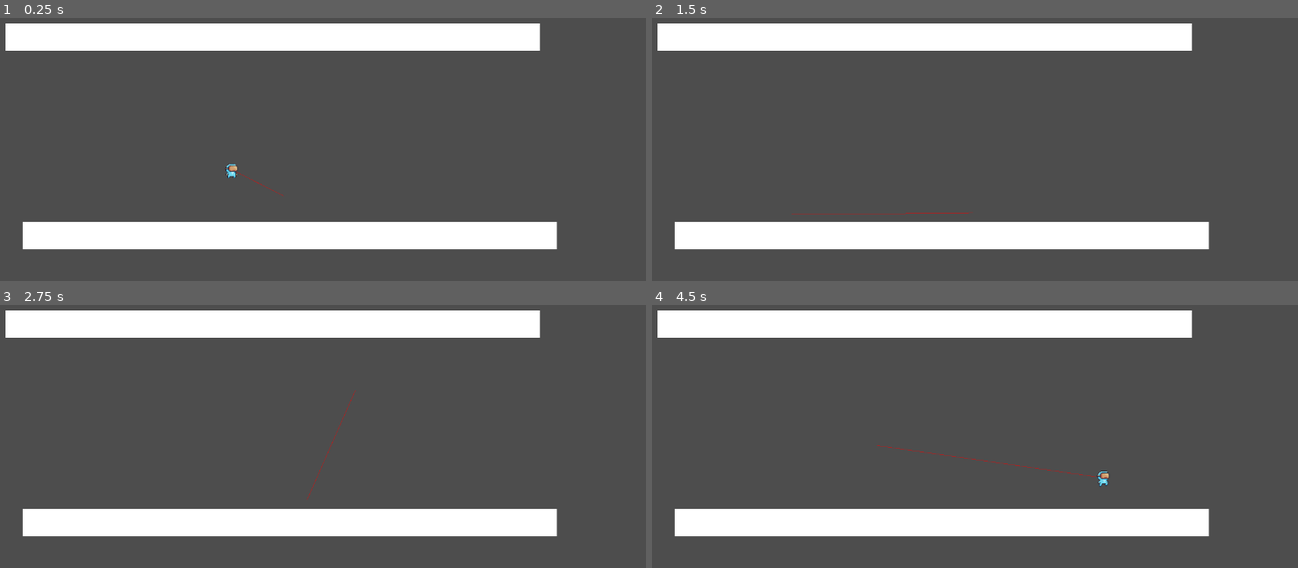
Above: before the commit, frames 1-4 (two rows, left to right).
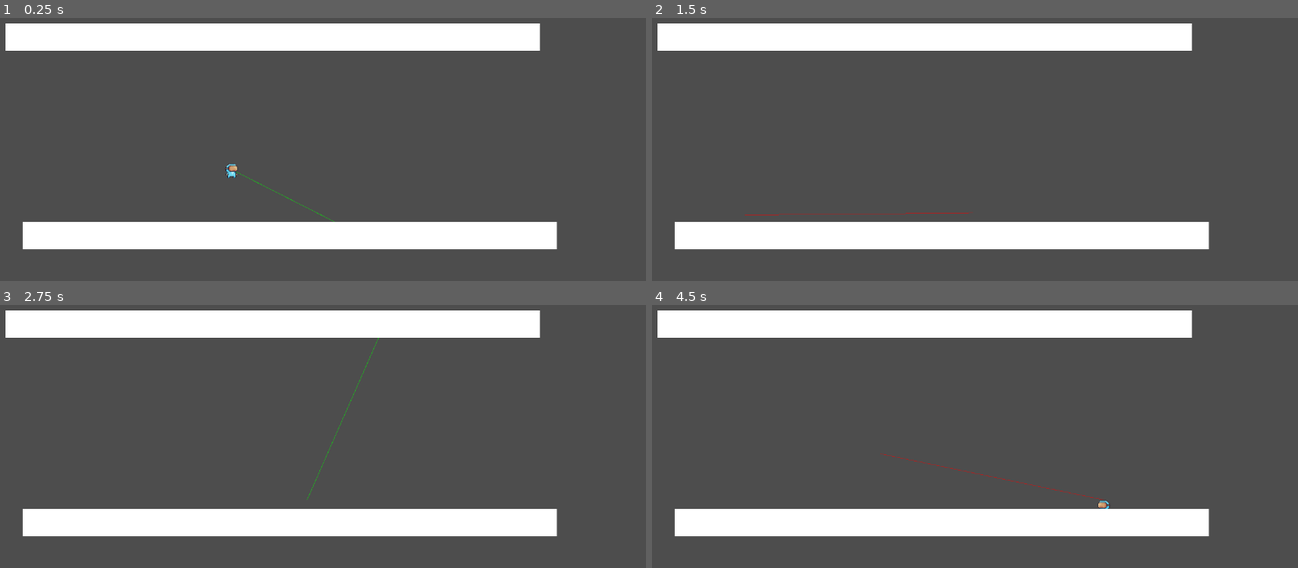
Above: after the commit, the same moments.

Repository: tmoss0/Project-Plant
Game: Godot game, scene res://scenes/levels/level_1/level_1.tscn
Two runs of this game, one before a commit and one after it. Both use one fixed random seed, a clock stepped at 60 frames per second and the inputs below.
Inputs (mouse positions are in pixels of both pictures, inside the frame that each line leads up to):
- Up to frame 1 (0.25 s): no input
- Up to frame 2 (1.5 s): move the mouse to (1097, 173) at 0.52 s; hold C (burrow) 0.53-1.28 s; hold D (move_right) from 0.53 s (still down); tap Space (jump) at 0.77 s; click (1097, 173) at 0.8 s; move the mouse to (787, 215) at 1.27 s; click (787, 215) at 1.35 s
- Up to frame 3 (2.75 s): tap Space (jump) at 1.52 s; tap C (burrow) at 1.55 s; tap Enter at 2 s; move the mouse to (355, 391) at 2.02 s; release D (move_right) at 2.03 s; hold A (move_left) from 2.03 s (still down); hold C (burrow) from 2.03 s (still down); click (355, 391) at 2.3 s
- Up to frame 4 (4.5 s): move the mouse to (897, 562) at 2.77 s; release A (move_left) at 2.78 s; release C (burrow) at 2.78 s; hold D (move_right) 2.78-4.28 s; click (897, 562) at 2.85 s; tap Space (jump) at 3.02, 3.77 s; tap C (burrow) at 3.05 s; move the mouse to (1155, 541) at 3.52 s; hold C (burrow) 3.53-4.28 s; click (1155, 541) at 3.8 s; move the mouse to (716, 418) at 4.27 s; hold A (move_left) from 4.28 s (still down); click (716, 418) at 4.35 s

The runs differ from the first frame. In frame 1, less than 0.1% of the frame differs, in the area x 36-52%, y 58-78%; in frame 2, less than 0.1%; in frame 3, 0.1%; in frame 4, 0.4%, in the area x 34-71%, y 53-78%.

Commit message:
Refactor grappling hook manager with improved raycast and debug logging
Co-authored-by: tmoss726 <tmoss726@gmail.com>

Diff:
--- a/scripts/player/state_machine/states/grappled.gd
+++ b/scripts/player/state_machine/states/grappled.gd
@@ -4,10 +4,10 @@
 	print("Entered Grappled State")
 
 func physics_update(delta: float) -> void:
-	# The GrapplingHookManager now handles movement and input internally
+	# The GrapplingHookManager sets velocity, state machine handles movement
 	if player.grappling_hook.is_hook_attached():
-		# Manager handles pulling the player and auto-release
-		pass
+		# Manager sets the velocity, we handle the movement
+		player.move_and_slide()
 	else:
 		# Grapple has been released, transition to falling
 		finished.emit(FALLING)
--- a/scripts/player/state_managers/grappling_hook_manager.gd
+++ b/scripts/player/state_managers/grappling_hook_manager.gd
@@ -6,7 +6,7 @@
 
 # Grappling hook settings
 @export var max_grapple_distance := 400.0
-@export var hook_travel_speed := 400.0
+@export var hook_travel_speed := 800.0  # Match the scene setting
 @export var pull_speed := 1000.0
 @export var collision_surface := "GRAPPLESURFACE"
 
@@ -49,8 +49,10 @@
 		if layer_name:
 			collision_layers[layer_name.to_upper()] = 1 << (layer - 1)
 
-	raycast.collision_mask = collision_layers.get(collision_surface, 0)
+	# Use the scene's collision mask (6 = World + GrappleSurface layers)
+	# Don't override the collision_mask set in the scene
 	raycast.exclude_parent = true
+	raycast.collide_with_areas = true
 
 # Handle input for releasing grapple
 func _process(_delta: float) -> void:
@@ -67,12 +69,26 @@
 		aim_line.visible = false
 		return
 
-	var target_data = _get_target_data()
-	var raycast_result = _perform_raycast(target_data.direction, target_data.distance)
-
-	aim_line.points = PackedVector2Array([Vector2.ZERO, to_local(raycast_result.point)])
-	aim_line.default_color = Color.GREEN if raycast_result.hit else Color.RED
-	aim_line.default_color.a = 0.5
+	# Calculate direction to mouse
+	var mouse_pos = get_global_mouse_position()
+	var direction = (mouse_pos - global_position).normalized()
+
+	# Perform raycast
+	raycast.global_position = global_position
+	raycast.target_position = direction * max_grapple_distance
+	raycast.force_raycast_update()
+
+	var hit = raycast.is_colliding()
+
+	# If raycast hits a valid surface, show green line; otherwise red
+	if hit and _is_valid_surface(raycast.get_collider()):
+		aim_line.points = PackedVector2Array([Vector2.ZERO, to_local(raycast.get_collision_point())])
+		aim_line.default_color = Color(0, 1, 0, 0.5)  # Green
+	else:
+		# Show red line to max distance
+		aim_line.points = PackedVector2Array([Vector2.ZERO, direction * max_grapple_distance])
+		aim_line.default_color = Color(1, 0, 0, 0.5)  # Red
+
 	aim_line.visible = true
 
 func _update_current_state(delta: float) -> void:
@@ -86,7 +102,8 @@
 	var direction = (grapple_point - hook_position).normalized()
 	var next_position = hook_position + direction * hook_travel_speed * delta
 
-	if _has_reached_target(next_position):
+	# Check if hook has reached the grapple point (matching original logic)
+	if next_position.distance_to(global_position) >= max_grapple_distance or next_position.distance_to(grapple_point) <= hook_travel_speed * delta:
 		_attach_hook()
 	else:
 		hook_position += direction * hook_travel_speed * delta
@@ -98,21 +115,48 @@
 
 	hook_sprite.global_position = grapple_point
 
+	print("DEBUG: Grappled - distance: ", distance, " velocity: ", to_grapple.normalized() * pull_speed)
+
 	if distance > 20.0:
 		player.velocity = to_grapple.normalized() * pull_speed
-	else:
+		# State machine will handle move_and_slide()
+	else:
+		print("DEBUG: Reached target, releasing grapple")
 		player.velocity = Vector2.ZERO
 		release_grapple()
 
 func shoot_grapple() -> void:
+	print("DEBUG: Attempting to shoot grapple, current_state: ", current_state)
+
 	if current_state != GrappleState.IDLE:
+		print("DEBUG: Cannot shoot - not in IDLE state")
 		return
 
-	var target_data = _get_target_data()
-	var raycast_result = _perform_raycast(target_data.direction, target_data.distance)
-
-	if raycast_result.hit and _is_valid_surface(raycast.get_collider()):
-		_start_grapple(raycast_result.point)
+	# Get direction and distance to mouse (with raycast like original)
+	var mouse_pos = get_global_mouse_position()
+	var direction = (mouse_pos - global_position).normalized()
+
+	# Perform raycast to find valid target
+	raycast.global_position = global_position
+	raycast.target_position = direction * max_grapple_distance
+	raycast.force_raycast_update()
+
+	var hit = raycast.is_colliding()
+	print("DEBUG: Raycast hit: ", hit)
+
+	if hit:
+		var hit_collider = raycast.get_collider()
+		print("DEBUG: Hit collider: ", hit_collider)
+		print("DEBUG: Valid surface: ", _is_valid_surface(hit_collider))
+
+		if _is_valid_surface(hit_collider):
+			var grapple_target = raycast.get_collision_point()
+			print("DEBUG: Starting grapple to point: ", grapple_target)
+			_start_grapple(grapple_target)
+		else:
+			print("DEBUG: Invalid surface")
+	else:
+		print("DEBUG: No collision detected")
 
 func release_grapple() -> void:
 	current_state = GrappleState.IDLE
@@ -124,6 +168,7 @@
 	grapple_released.emit()
 
 func _start_grapple(point: Vector2) -> void:
+	print("DEBUG: Starting grapple - point: ", point, " hook_position: ", global_position)
 	grapple_point = point
 	hook_position = global_position
 	current_state = GrappleState.TRAVELING
@@ -132,34 +177,18 @@
 	grapple_started.emit()
 
 func _attach_hook() -> void:
+	print("DEBUG: Hook attached at: ", grapple_point)
 	hook_position = grapple_point
 	current_state = GrappleState.ATTACHED
 	rope_length = player.global_position.distance_to(grapple_point)
 	grapple_attached.emit()
 
-func _get_target_data() -> Dictionary:
-	var mouse_pos = get_global_mouse_position()
-	var direction = (mouse_pos - global_position).normalized()
-	var distance = min(global_position.distance_to(mouse_pos), max_grapple_distance)
-
-	return { "direction": direction, "distance": distance }
-
-func _perform_raycast(direction: Vector2, distance: float) -> Dictionary:
-	raycast.global_position = global_position
-	raycast.target_position = direction * distance
-	raycast.force_raycast_update()
-
-	var hit = raycast.is_colliding()
-	var point = raycast.get_collision_point() if hit else global_position + direction * distance
-
-	return { "hit": hit, "point": point }
-
 func _is_valid_surface(collider) -> bool:
-	return collider.collision_layer & collision_layers[collision_surface] != 0
-
-func _has_reached_target(next_position: Vector2) -> bool:
-	return (next_position.distance_to(global_position) >= max_grapple_distance or
-			next_position.distance_to(grapple_point) <= hook_travel_speed * 0.016)
+	# Check if collider is on World (layer 2) or GrappleSurface (layer 3)
+	# collision_mask = 6 means we detect layers 2 and 3
+	var world_layer = collision_layers.get("WORLD", 2)  # Layer 2
+	var grapple_layer = collision_layers.get("GRAPPLESURFACE", 4)  # Layer 3
+	return (collider.collision_layer & world_layer) != 0 or (collider.collision_layer & grapple_layer) != 0
 
 func _update_rope_visual() -> void:
 	if current_state in [GrappleState.TRAVELING, GrappleState.ATTACHED]:
